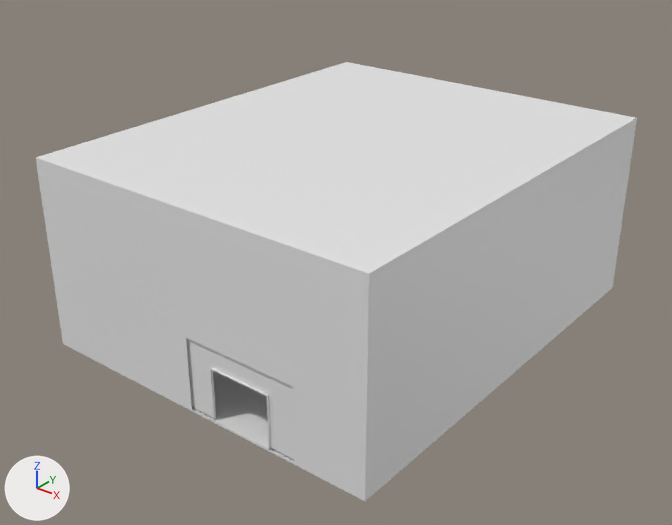
Before and after pictures for a commit that changed the FBX model TBA-MasterD/Assets/Prefabs/Jorge/Originals/Main Room/Training Room.fbx.
Both versions are drawn from a 50 mm camera at (22.5, -43.0, 16.9) aimed at (0.0, -14.9, -0.5). The lights are fixed; the arrows at lower left show +X, +Y and +Z. Where no turn or scale is listed for an object, it has been applied to the vertices. Vertices at the same position are counted once.

In view in the first picture: 'Floor', 'Training Building', 'Training Building Ceiling'.
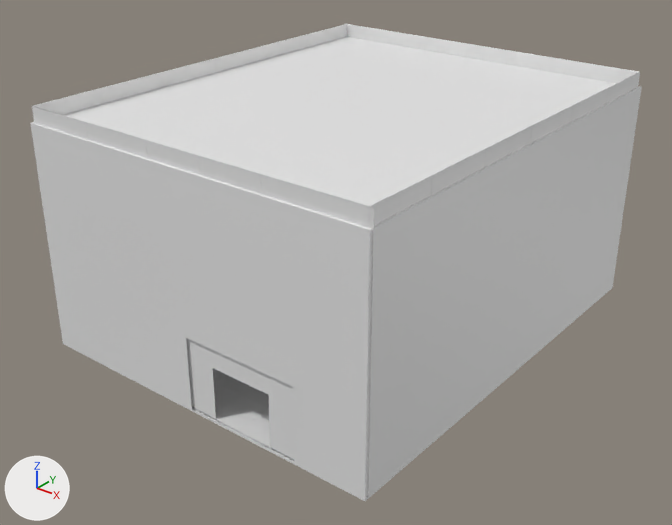
Changed parts and their boxes [x1, y1, x2, y2] in the pictures (672 x 525 px; the box of a moved part takes in the faces that stretch with it):
'Training Building', reshaped (8% taller)
    before: [36, 118, 637, 501]
    after: [30, 87, 642, 501]
'Training Building Ceiling', moved
    before: [36, 62, 636, 274]
    after: [32, 37, 640, 230]
'PlateBig.002', added
    after: [32, 106, 374, 498]
'PlateBig.001', added
    after: [369, 72, 640, 225]
'PlateBig', added
    after: [33, 24, 347, 115]
'PlateBig.003', added
    after: [347, 24, 639, 83]
'Floor', reshaped, moved
    before: [211, 368, 271, 449]
    after: [213, 369, 270, 447]
part 2 of me_plane_007, moved or reshaped
    before: [186, 338, 294, 460]
    after: [42, 160, 631, 462]

What the commit changed:
me_plane_007 is used by ob_training_building; location (1.2, -13.06, 1.0).
me_plane_007 had 147 vertices, 111 faces and spanned x -9.3..6.9, y -10.4..9.2, z -4.6..3.8.
me_plane_007 now has 199 vertices, 160 faces and spans x -9.3..6.9, y -10.4..9.2, z -4.6..5.2.
me_plane_007 part 2: 31 vertices moved from x -9.3..6.9, y -10.4..9.2, z -4.5..3.8 to x -9.3..6.9, y -10.4..9.2, z -4.5..5.2; 50 vertices removed from x -9.2..6.8, y -10.3..9.2, z -4.5..3.8; 102 vertices added at x -9.3..6.9, y -10.4..9.2, z -4.6..5.2.
me_plane_017 is used by ob_floor; location (1.2, -13.07, -3.46).
me_plane_017 had 20 vertices, 9 faces and spanned x -9.2..6.8, y -10.4..9.1, z 0.0..2.2.
me_plane_017 now has 628 vertices, 605 faces and spans x -8.0..8.0, y -9.7..9.7, z 0.0.
me_plane_017 part 1: 20 vertices removed from x -9.2..6.8, y -10.4..9.1, z 0.0..2.2; 628 vertices added at x -8.0..8.0, y -9.7..9.7, z 0.0.
Mesh me_plane_048 is new.
It has 80 vertices, 70 faces and spans x -1.6..14.5, y 0.0, z -1.7..8.6.
Mesh me_plane_047 is new.
It has 100 vertices, 90 faces and spans x 0.0, y -1.6..17.7, z -1.7..8.6.
Mesh me_plane_049 is new.
It has 82 vertices, 71 faces and spans x -14.5..1.6, y 0.0, z -1.7..8.6.
Mesh me_plane_041 is new.
It has 100 vertices, 90 faces and spans x 0.0, y -17.7..1.6, z -1.7..8.6.
Object 'Floor' (ob_floor) moves from (1.2, -13.07, -3.46) to (-0.01, -13.68, -3.46).
Object 'Training Building Ceiling' (ob_training_building_ceiling) moves from (1.2, -13.06, 1.0) to (1.2, -13.06, 2.38).
Object 'PlateBig.002' (ob_platebig_002) is new; it shows me_plane_048.
Its location is (-6.38, -23.35, -1.74).
Object 'PlateBig.001' (ob_platebig_001) is new; it shows me_plane_047.
Its location is (7.96, -21.74, -1.74).
Object 'PlateBig.003' (ob_platebig_003) is new; it shows me_plane_049.
Its location is (6.35, -4.02, -1.74).
Object 'PlateBig' (ob_platebig) is new; it shows me_plane_041.
Its location is (-7.98, -5.63, -1.74).
